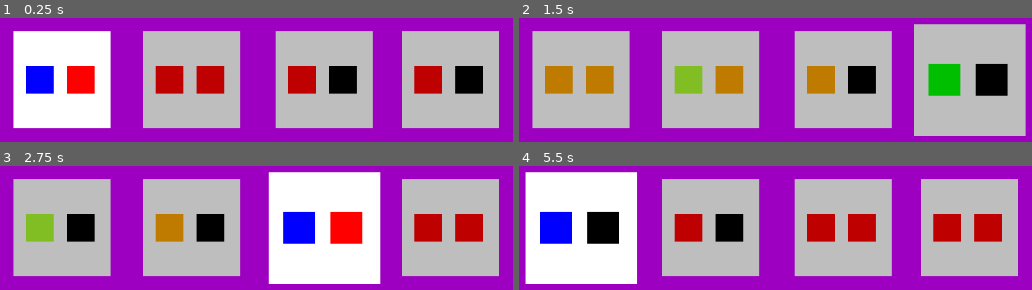
Above: before the commit, frames 1-4 (two rows, left to right).
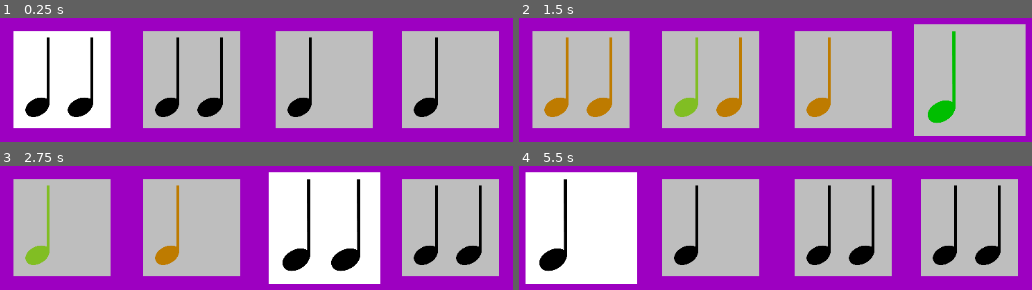
Above: after the commit, the same moments.

Repository: firesmoker/rhythmcards
Game: Godot game, scene res://game.tscn
Same seed, same stepped clock (60 frames per second), same inputs: the game is played once before the commit and once after it.
Inputs:
- Up to frame 1 (0.25 s): no input
- Up to frame 2 (1.5 s): hold Space (play) 0.53-1.28 s; tap Space (play) at 1.35 s
- Up to frame 3 (2.75 s): hold Space (play) from 2.03 s (still down)
- Up to frame 4 (5.5 s): release Space (play) at 2.78 s; tap Space (play) at 2.85, 4.35 s; hold Space (play) 3.53-4.28 s; hold Space (play) from 5.03 s (still down)

The runs differ from the first frame. In frame 1, 15% of the frame differs, in the area x 4-95%, y 15-80%; in frame 2, 15%; in frame 3, 16%, in the area x 4-95%, y 10-85%; in frame 4, 16%.

Commit message:
basic note display + too early total miss play layer

Diff:
--- a/game.tscn
+++ b/game.tscn
@@ -52,6 +52,8 @@
 next_notes = Array[float]([0.125, 0.125])
 beat_num = 4
 
+[node name="NoteCard5" parent="CanvasLayer" instance=ExtResource("2_e2o6t")]
+
 [node name="MusicPlayer" type="AudioStreamPlayer" parent="."]
 stream = ExtResource("3_feb5d")
 
--- /dev/null
+++ b/scenes/note.tscn
@@ -0,0 +1,12 @@
+[gd_scene load_steps=2 format=3 uid="uid://c21eil72ud0ue"]
+
+[ext_resource type="Texture2D" uid="uid://bgps7v7d7tvj1" path="res://images/quarter-note2.png" id="1_t3yvt"]
+
+[node name="Note1" type="TextureRect"]
+modulate = Color(0, 0, 0, 1)
+offset_left = 31.0
+offset_top = 36.0
+offset_right = 68.0
+offset_bottom = 156.0
+texture = ExtResource("1_t3yvt")
+expand_mode = 3
--- a/scenes/note_card.tscn
+++ b/scenes/note_card.tscn
@@ -1,6 +1,7 @@
-[gd_scene load_steps=4 format=3 uid="uid://degsnrielqyat"]
+[gd_scene load_steps=5 format=3 uid="uid://degsnrielqyat"]
 
 [ext_resource type="Script" uid="uid://c8pcuirbyobp8" path="res://scripts/note_card.gd" id="1_43uvi"]
+[ext_resource type="PackedScene" uid="uid://c21eil72ud0ue" path="res://scenes/note.tscn" id="2_1ac85"]
 
 [sub_resource type="StyleBoxFlat" id="StyleBoxFlat_80nbo"]
 bg_color = Color(1, 1, 1, 1)
@@ -17,20 +18,18 @@
 script = ExtResource("1_43uvi")
 notes = Array[float]([0.125, 0.125])
 
-[node name="Note1" type="Panel" parent="."]
-modulate = Color(0, 0, 0, 1)
-layout_mode = 0
-offset_left = 18.0
-offset_top = 50.0
-offset_right = 58.0
-offset_bottom = 90.0
+[node name="Note1" parent="." instance=ExtResource("2_1ac85")]
+layout_mode = 1
+offset_left = 17.0
+offset_top = 9.0
+offset_right = 52.1619
+offset_bottom = 124.0
 
-[node name="Note2" type="Panel" parent="."]
-modulate = Color(0, 0, 0, 1)
-layout_mode = 0
-offset_left = 77.0
-offset_top = 50.0
-offset_right = 117.0
-offset_bottom = 90.0
+[node name="Note2" parent="." instance=ExtResource("2_1ac85")]
+layout_mode = 1
+offset_left = 78.0
+offset_top = 9.0
+offset_right = 115.0
+offset_bottom = 124.0
 
 [node name="DeactivateTimer" type="Timer" parent="."]
--- /dev/null
+++ b/scripts/UTILITY.gd
@@ -0,0 +1,4 @@
+class_name UTILITY extends Node
+
+static func test1() -> void:
+	print("TEST1 UTILITY")
--- a/scripts/note_card.gd
+++ b/scripts/note_card.gd
@@ -1,6 +1,6 @@
 class_name NoteCard extends Panel
-@onready var note_1: Panel = $Note1
-@onready var note_2: Panel = $Note2
+@onready var note_1: TextureRect = $Note1
+@onready var note_2: TextureRect = $Note2
 @onready var deactivate_timer: Timer = $DeactivateTimer
 
 @export var notes: Array[float]
@@ -17,8 +17,17 @@
 @export var beat_num: int = 1
 var game: Game
 
+func set_notes_visibility() -> void:
+	note_1.visible = false
+	note_2.visible = false
+	for note in notes_dictionary:
+		if notes_dictionary[note]["game_object"] != null:
+			notes_dictionary[note]["game_object"].visible = true
+
+
 func round_changed_effects(stage_index: int) -> void:
 	construct_notes_dictionary(extract_beat_notes_from_full_round(game.stage_note_arrays[stage_index]))
+	set_notes_visibility()
 	disable_deactivation_timer()
 
 func disable_deactivation_timer() -> void:
@@ -70,12 +79,12 @@
 func update_note_visuals() -> void:
 	for i in notes_dictionary.size():
 		match notes_dictionary[i]["status"]:
-			note_status_types.INACTIVE:
-				notes_dictionary[i]["game_object"].modulate =  Color.RED
+			#note_status_types.INACTIVE: ## DEBUG
+				#notes_dictionary[i]["game_object"].modulate =  Color.RED
 			note_status_types.MISSED:
 				notes_dictionary[i]["game_object"].modulate =  Color.ORANGE
-			note_status_types.ACTIVE:
-				notes_dictionary[i]["game_object"].modulate =  Color.BLUE
+			#note_status_types.ACTIVE: ## DEBUG
+				#notes_dictionary[i]["game_object"].modulate =  Color.BLUE
 			note_status_types.PLAYED:
 				notes_dictionary[i]["game_object"].modulate =  Color.GREEN
 			note_status_types.PLAYED_BAD:
@@ -144,6 +153,7 @@
 	if round_beat == beat_num:
 		print(str(beat_num) + " card activated")
 
+
 func play(time: float) -> void:
 	if active:
 		for i in range(notes_dictionary.size()):
@@ -154,11 +164,19 @@
 					play_note_by_index(i)
 				elif time < notes_dictionary[i]["timing"] and time > notes_dictionary[i]["timing"] - notes_dictionary[i]["duration"] / 2:
 					play_note_by_index(i)
+				elif time > notes_dictionary[i]["timing"] - notes_dictionary[i]["duration"]:
+					play_note_by_index(i, true)
 				else:
-					play_note_by_index(i, true)
+					miss_note_by_index(i )
 				return
 		update_note_visuals()
 
+func miss_note_by_index(note_index: int) -> void:
+	if note_index in notes_dictionary:
+
+		notes_dictionary[note_index]["status"] = note_status_types.MISSED
+		if note_index + 1 in notes_dictionary:
+			notes_dictionary[note_index + 1]["status"] = note_status_types.ACTIVE
 
 func play_note_by_index(note_index: int, bad_play: bool = false) -> void:
 	if note_index in notes_dictionary:
Binary file added: images/eigth-note2.png
Not shown, added: images/eigth-note2.png.import
Binary file added: images/quarter-note2.png
Not shown, added: images/quarter-note2.png.import
Not shown, added: scripts/UTILITY.gd.uid
Not shown, added: .DS_Store
